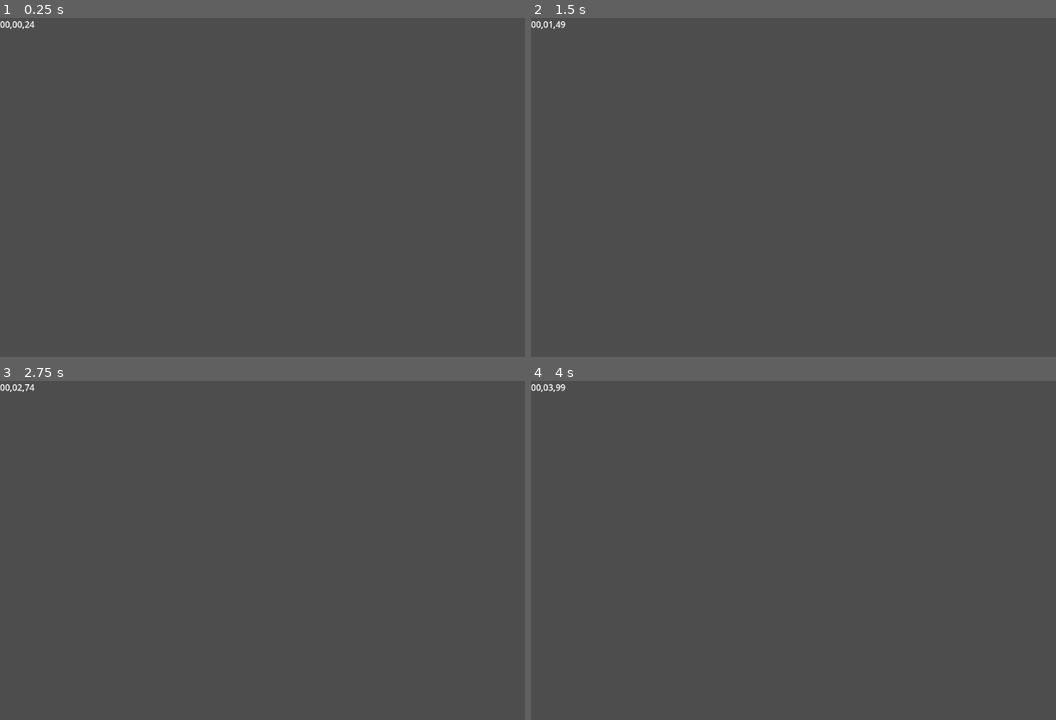
Above: before the commit, frames 1-4 (two rows, left to right).
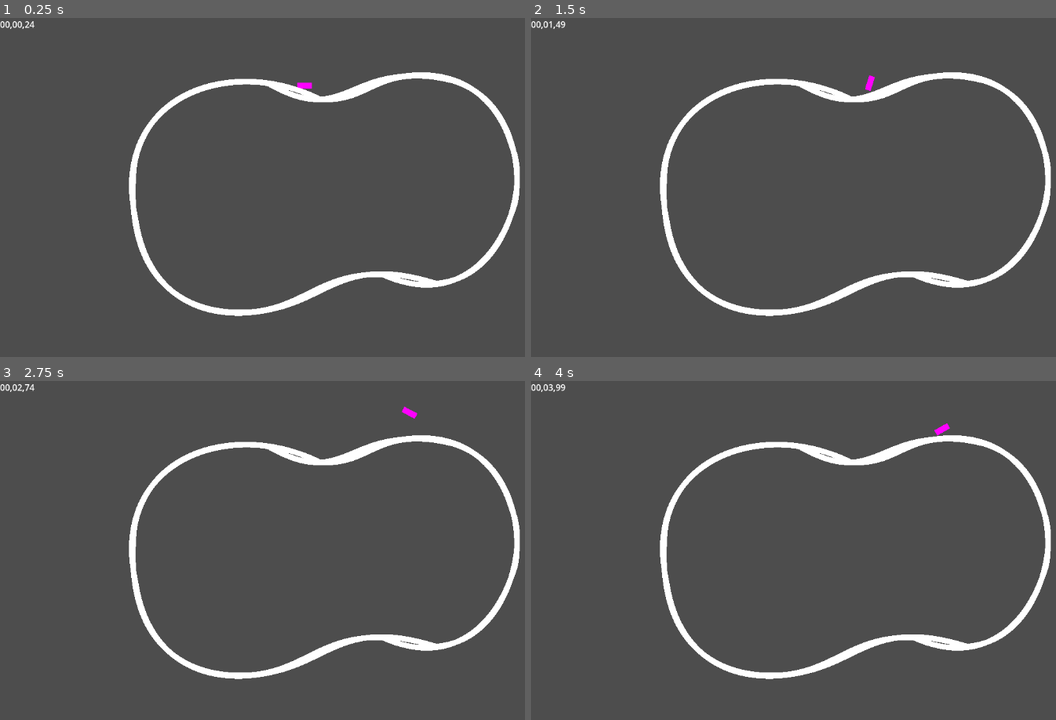
Above: after the commit, the same moments.

Repository: Timjb4235/three-brothers
Game: Godot game, scene res://scenes/main.tscn
Same seed, same stepped clock (60 frames per second), same inputs: the game is played once before the commit and once after it.
Inputs:
- Up to frame 1 (0.25 s): no input
- Up to frame 2 (1.5 s): hold Right (right) 0.53-1.28 s; hold Down (down) from 1.28 s (still down)
- Up to frame 3 (2.75 s): release Down (down) at 2.03 s; hold Right (right) from 2.03 s (still down)
- Up to frame 4 (4 s): release Right (right) at 2.78 s; hold Up (up) 2.78-3.53 s; hold A (left) from 3.53 s (still down)

The runs differ from the first frame. In frame 1, 4.3% of the frame differs, in the area x 24-100%, y 15-88%; in frame 2, 4.3%; in frame 3, 4.3%, in the area x 24-100%, y 7-88%; in frame 4, 4.3%.
Error before the commit: Attempt to call function 'start' in base 'null instance' on a null instance. (res://scripts/world.gd:8)

Commit message:
Fix bad merge

Diff:
--- a/scenes/player.tscn
+++ b/scenes/player.tscn
@@ -1,7 +1,7 @@
 [gd_scene load_steps=4 format=3 uid="uid://buvcruwwghpbq"]
 
-[ext_resource type="Script" path="res://scenes/player.gd" id="1_h2hqr"]
-[ext_resource type="PackedScene" uid="uid://54rp8r45te6" path="res://scenes/acceleration_particles.tscn" id="2_f4bbw"]
+[ext_resource type="Script" path="res://scripts/player.gd" id="1_i7ukt"]
+[ext_resource type="PackedScene" uid="uid://b3433rfmiu4wf" path="res://scenes/acceleration_particles.tscn" id="2_f4bbw"]
 
 [sub_resource type="PlaceholderTexture2D" id="PlaceholderTexture2D_abtl7"]
 
